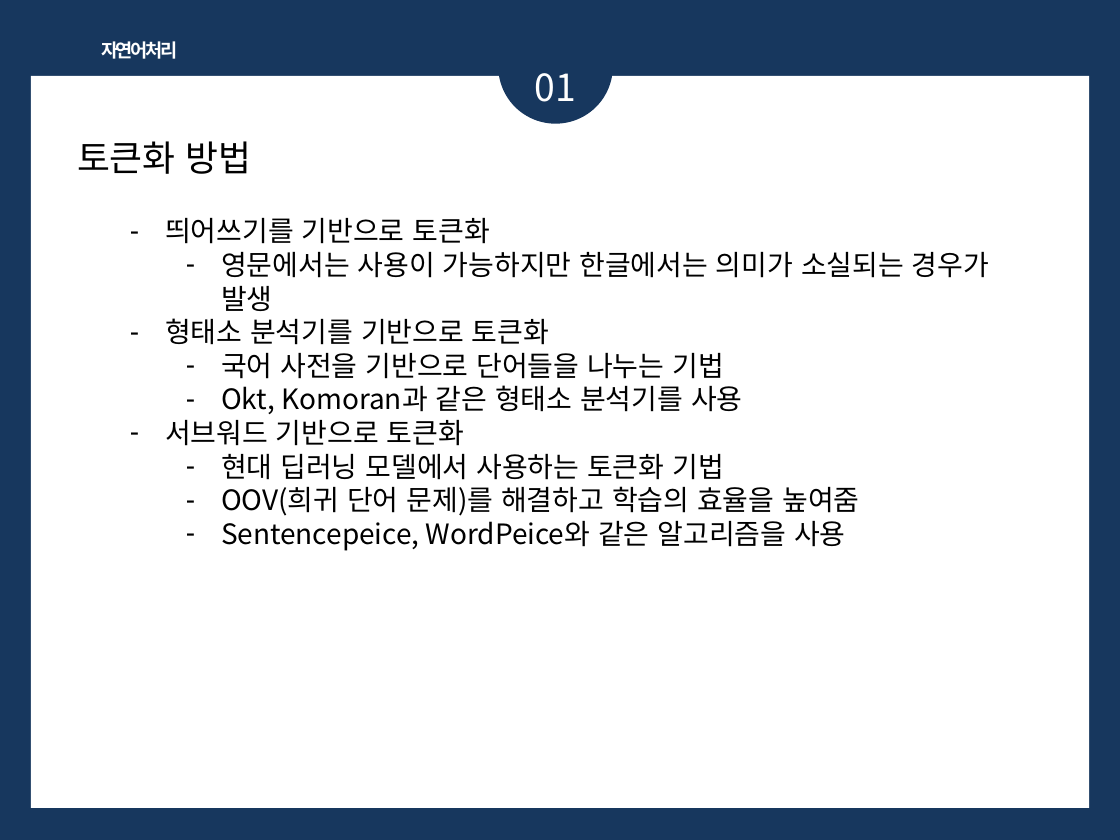
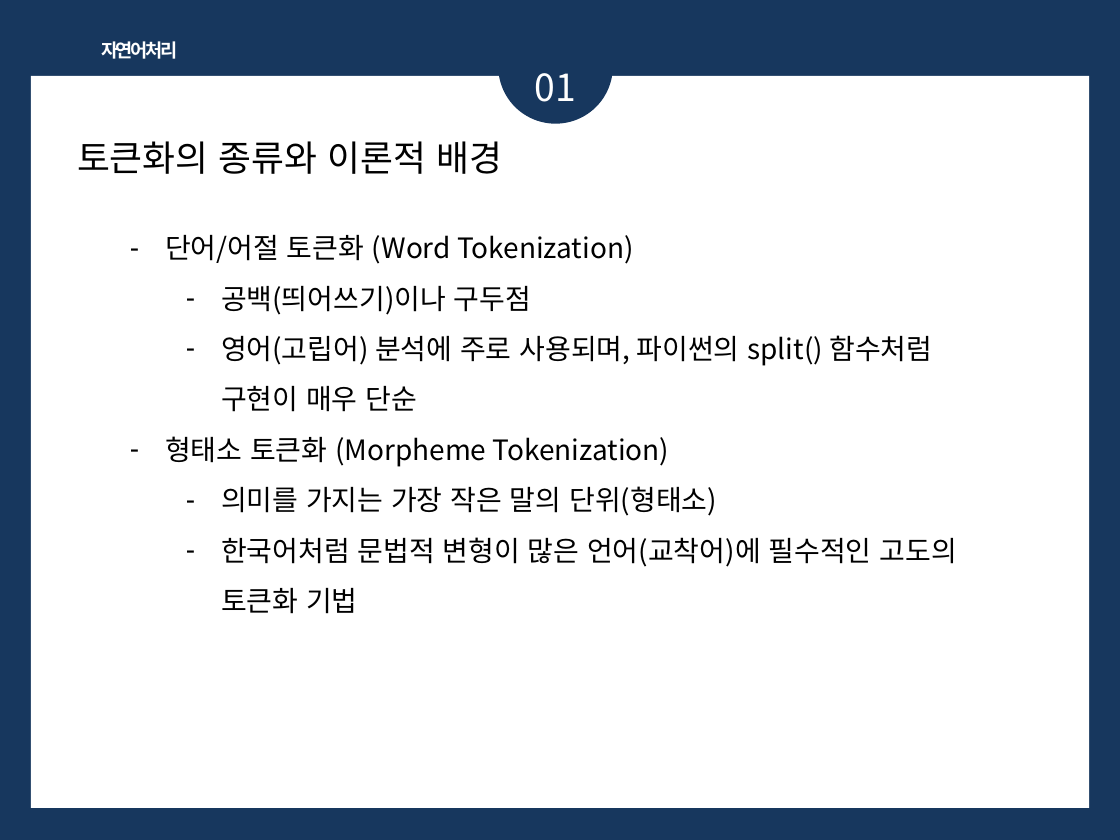
Before and after one commit to bsmoon-86/multicam_2025, a slide deck: slide 4 of PPT/자연어처리_정리.pptx. Drawn at 1120x840 pixels with LibreOffice and Linux fonts; fonts in the diff are those of the drawing. Boxes give left, top, right and bottom in pixels: in the first picture for what was removed or moved away, otherwise in the second. Text is boxed around its words. In the diff, an @@ line names an element or a change of style, - is before the commit and + after.

```diff
--- a/PPT/자연어처리_정리.pptx
+++ b/PPT/자연어처리_정리.pptx
@@ text at bbox=[77, 141, 502, 174]: text changed @@
-토큰화 방법
+토큰화의 종류와 이론적 배경
@@ text at bbox=[165, 235, 956, 614]: text changed @@
-– 띄어쓰기를 기반으로 토큰화
-  – 영문에서는 사용이 가능하지만 한글에서는 의미가 소실되는 경우가 발생
-– 형태소 분석기를 기반으로 토큰화
-  – 국어 사전을 기반으로 단어들을 나누는 기법
-  – Okt, Komoran과 같은 형태소 분석기를 사용
-– 서브워드 기반으로 토큰화
-  – 현대 딥러닝 모델에서 사용하는 토큰화 기법
-  – OOV(희귀 단어 문제)를 해결하고 학습의 효율을 높여줌
-  – Sentencepeice, WordPeice와 같은 알고리즘을 사용
+– 단어/어절 토큰화 (Word Tokenization)
+  – 공백(띄어쓰기)이나 구두점
+  – 영어(고립어) 분석에 주로 사용되며, 파이썬의 split() 함수처럼 구현이 매우 단순
+– 형태소 토큰화 (Morpheme Tokenization)
+  – 의미를 가지는 가장 작은 말의 단위(형태소)
+  – 한국어처럼 문법적 변형이 많은 언어(교착어)에 필수적인 고도의 토큰화 기법
```
Also in this commit, not shown: 1 other slide changed, 11 slides added, 1 other file.
